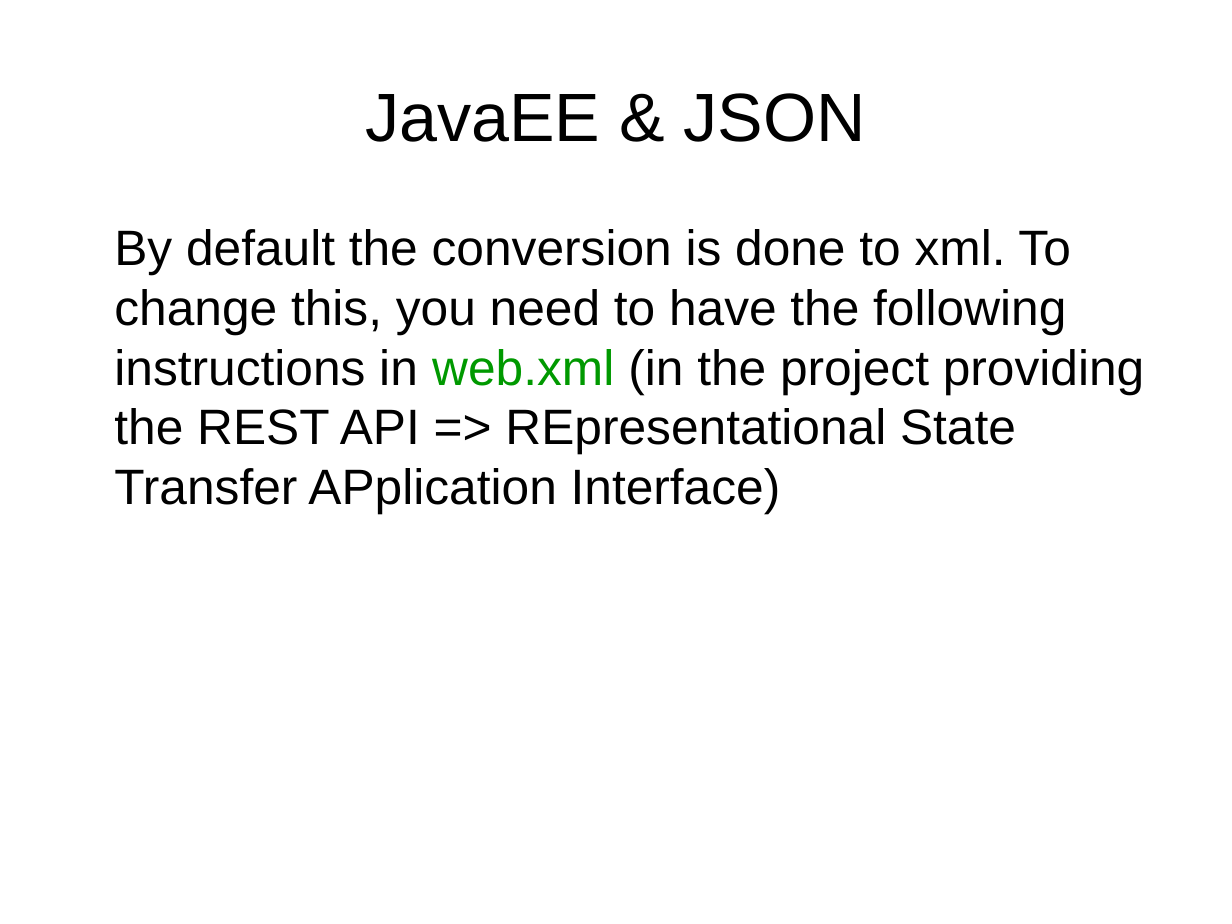
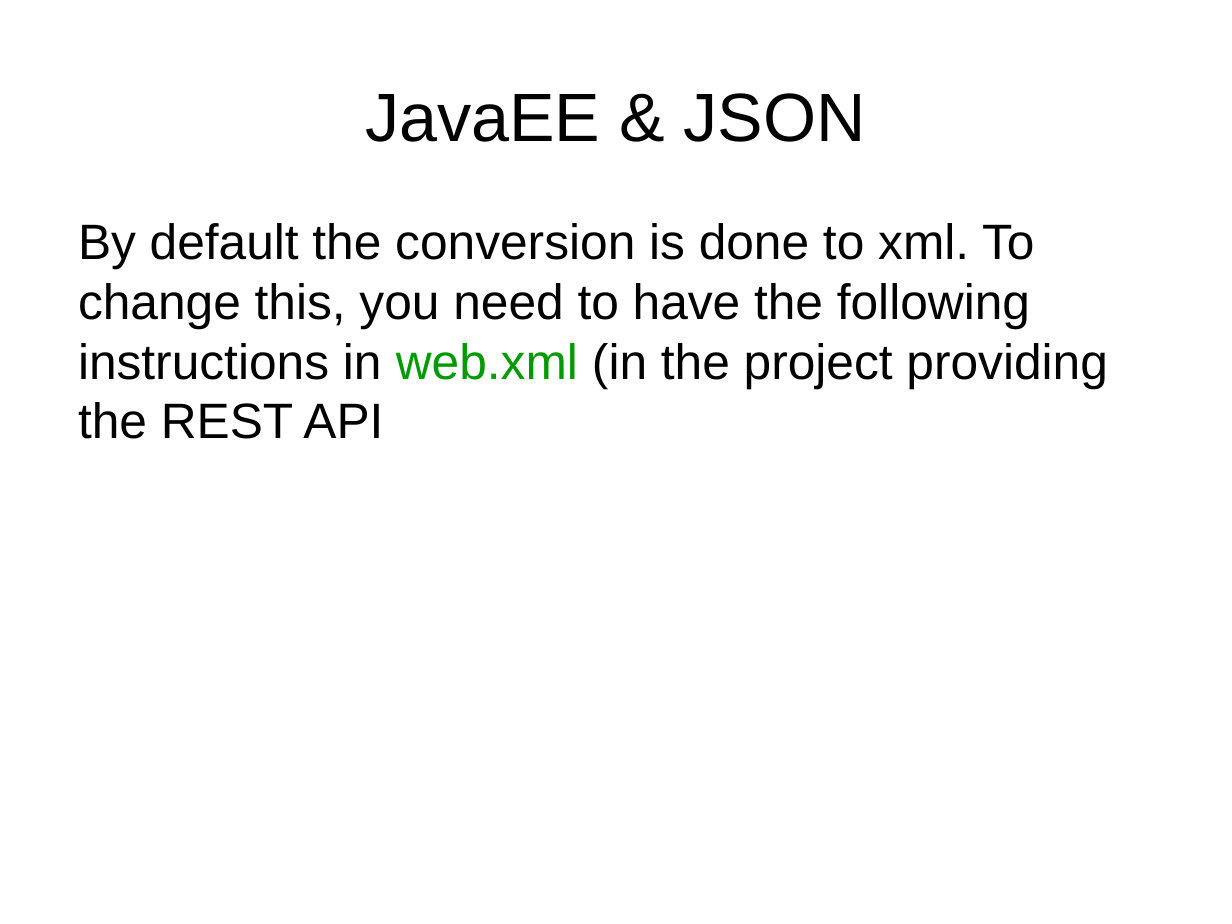
Before and after one commit to vmyrsky/ajeer, a slide deck: slide 16 of JavaEERest/doc/presentation.odp (slide 14 before the commit). Drawn at 1232x924 pixels with LibreOffice and Linux fonts; fonts in the diff are those of the drawing. Boxes give left, top, right and bottom in pixels: in the first picture for what was removed or moved away, otherwise in the second. Text is boxed around its words. In the diff, an @@ line names an element or a change of style, - is before the commit and + after.

```diff
--- a/JavaEERest/doc/presentation.odp
+++ b/JavaEERest/doc/presentation.odp
@@ text at [78, 223, 1108, 439]: text changed @@
-By default the conversion is done to xml. To change this, you need to have the following instructions in web.xml (in the project providing the REST API => REpresentational State Transfer APplication Interface)
+By default the conversion is done to xml. To change this, you need to have the following instructions in web.xml (in the project providing the REST API
```
Also in this commit, not shown: 23 other slides changed, 7 slides added, 1 slide removed.
